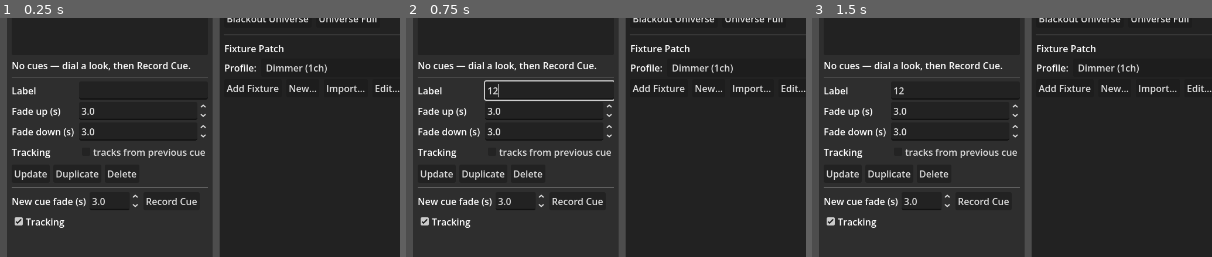
Above: before the commit, frames 1-3 (left to right).
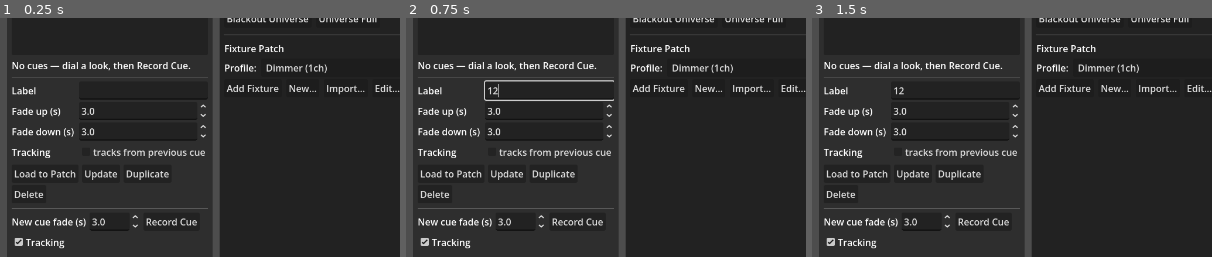
Above: after the commit, the same moments.

Repository: KonajuGames/slight-dmx-controller
Game: Godot game, scene res://main.tscn
The game is run twice, just before and just after one commit, with the same random seed, the same clock (stepped at 60 frames per second) and the same inputs.
Inputs (mouse positions are % of the whole screen's width and height, from its top left):
- Up to frame 1 (0.25 s): no input
- Up to frame 2 (0.75 s): click (18, 51) at 0.52 s; type "12" at 0.6 s
- Up to frame 3 (1.5 s): click "Load Preset" at 1.25 s
The pictures show only the part of the screen within x 0-50%, y 36-86%; the shares and areas given below are measured in that part.

The runs differ from the first frame. In frame 1, 2.8% of the frame differs, in the area x 3-52%, y 63-97%; in frame 2, 2.8%; in frame 3, 2.8%.

Commit message:
Add "Load to Patch" — edit a cue with the fixture controls
The cue editor gains a Load to Patch button: it sets every fixture
control to the selected cue's standing look (folded, so tracking cues
work), so the look can be tweaked and re-recorded with Update.

- universe_panel.gd: each control builder now also registers an apply
  closure func(buf) beside its reset closure; load_look(buf) writes the
  512-byte look into the buffer then syncs every widget (colour picker,
  slider, 16-bit slider, gobo dropdown), opening the virtual dimmer
  first since a stored look bakes intensity into the raw colour values.
- cue_list_panel.gd: the button folds the selected cue and hands the
  per-universe buffers to a shell callback.
- dmx_controller.gd: _cue_to_patch stops any fade, pauses Auto Show, and
  calls load_look on each universe panel.

Co-Authored-By: Claude Sonnet 5 <noreply@anthropic.com>

Diff:
--- a/cue_list_panel.gd
+++ b/cue_list_panel.gd
@@ -22,6 +22,10 @@
 var _next := 0       # cue GO will fire
 var tracking_enabled := true   # what Record Cue makes: tracking vs block
 
+## Set by the shell: func(buffers: Array of PackedByteArray) — loads a
+## cue's per-universe look into the fixture controls for editing.
+var to_patch_cb := Callable()
+
 # UI
 var cue_list: ItemList
 var next_label: Label
@@ -104,6 +108,11 @@
 	add_child(edit_grid)
 
 	var edit_btns := _flow()
+	var to_patch_btn := Button.new()
+	to_patch_btn.text = "Load to Patch"
+	to_patch_btn.tooltip_text = "Set the fixture controls to this cue's look so you can tweak it, then Update."
+	to_patch_btn.pressed.connect(load_selected_to_patch)
+	edit_btns.add_child(to_patch_btn)
 	var update_btn := Button.new()
 	update_btn.text = "Update"
 	update_btn.pressed.connect(update_cue)
@@ -313,6 +322,16 @@
 	cues_changed.emit()
 
 
+## Push the selected cue's standing look into the fixture controls so it
+## can be tweaked and re-recorded with Update.
+func load_selected_to_patch() -> void:
+	var at := _selected_index()
+	if at == -1 or not to_patch_cb.is_valid():
+		return
+	to_patch_cb.call(_targets_from_state(_fold(at)))
+	status_label.text = "Cue %d loaded into the patch — tweak the fixtures, then Update." % (at + 1)
+
+
 func update_cue() -> void:
 	var at := _selected_index()
 	if at == -1:
--- a/dmx_controller.gd
+++ b/dmx_controller.gd
@@ -79,6 +79,7 @@
 	split.add_child(playback_tabs)
 
 	cue_panel = CueListPanel.new()
+	cue_panel.to_patch_cb = _cue_to_patch
 	playback_tabs.add_child(_scrollable(cue_panel))
 	chase_panel = ChaseListPanel.new()
 	playback_tabs.add_child(_scrollable(chase_panel))
@@ -547,6 +548,16 @@
 	AutoShow.set_show(res["timeline"], first)
 	status_label.text = "Auto Show built: %d section cues, %d chases, %d effects." % [
 		res["cues"].size(), res["chases"].size(), res["effects"].size()]
+
+
+## "Load to Patch" — write a cue's per-universe look into the fixture
+## controls so it can be edited and re-recorded.
+func _cue_to_patch(buffers: Array) -> void:
+	ArtNet.stop_fade()
+	AutoShow.pause()
+	for i in range(min(buffers.size(), _panels.size())):
+		_panels[i].load_look(buffers[i])
+	status_label.text = "Cue loaded into the patch — tweak the fixtures, then Update the cue."
 
 
 ## A MIDI / OSC binding matched — run its console action.
--- a/universe_panel.gd
+++ b/universe_panel.gd
@@ -504,6 +504,10 @@
 	# the Home button and also fired once on build so a freshly patched
 	# fixture starts at its defaults (in the UI and on the wire).
 	var reset_callables: Array = []
+	# Callables func(buf: PackedByteArray) that pull each control's widget
+	# to the value(s) in `buf` — used by "Load to Patch" so a cue can be
+	# edited with the fixture controls.
+	var apply_callables: Array = []
 
 	var header := _flow()
 	var title := Label.new()
@@ -587,6 +591,13 @@
 			d_val.text = "255"
 			for li in full_levels:
 				push_intensity.call(li)
+		)
+		# A loaded look bakes intensity into the raw colour values, so open
+		# the virtual dimmer fully before the colour / intensity appliers run.
+		apply_callables.append(func(_buf: PackedByteArray):
+			d_slider.set_value_no_signal(255)
+			vdim["frac"] = 1.0
+			d_val.text = "255"
 		)
 
 	# One colour picker per head (RGB triplet). Multi-head fixtures — LED
@@ -625,6 +636,18 @@
 			push_intensity.call(g_idx)
 			push_intensity.call(b_idx)
 		)
+		apply_callables.append(func(buf: PackedByteArray):
+			var rv := _bufv(buf, start + r_idx)
+			var gv := _bufv(buf, start + g_idx)
+			var bv := _bufv(buf, start + b_idx)
+			picker.color = Color(rv / 255.0, gv / 255.0, bv / 255.0)
+			full_levels[r_idx] = rv
+			full_levels[g_idx] = gv
+			full_levels[b_idx] = bv
+			push_intensity.call(r_idx)
+			push_intensity.call(g_idx)
+			push_intensity.call(b_idx)
+		)
 
 	var ci := 0
 	while ci < chans.size():
@@ -637,14 +660,14 @@
 			and not bool(ch.get("fine", false))
 
 		if next_is_fine:
-			controls_row.add_child(
-				_build_16bit_control(start, ci, ci + 1, ch, chans[ci + 1], reset_callables))
+			controls_row.add_child(_build_16bit_control(
+				start, ci, ci + 1, ch, chans[ci + 1], reset_callables, apply_callables))
 			handled[ci + 1] = true
 			ci += 2
 			continue
 
 		if not (ch["ranges"] as Array).is_empty():
-			controls_row.add_child(_build_range_control(start, ci, ch, reset_callables))
+			controls_row.add_child(_build_range_control(start, ci, ch, reset_callables, apply_callables))
 			ci += 1
 			continue
 
@@ -655,24 +678,32 @@
 			var wcb := func(v: int):
 				full_levels[li] = v
 				push_intensity.call(li)
-			controls_row.add_child(_build_slider_control(start, ci, ch, reset_callables, wcb))
+			controls_row.add_child(_build_slider_control(start, ci, ch, reset_callables, apply_callables, wcb))
 			ci += 1
 			continue
 
-		controls_row.add_child(_build_slider_control(start, ci, ch, reset_callables))
+		controls_row.add_child(_build_slider_control(start, ci, ch, reset_callables, apply_callables))
 		ci += 1
 
 	# Snap everything to defaults now that all controls exist.
 	for c in reset_callables:
 		c.call()
 
+	fixture["_apply"] = func(buf: PackedByteArray):
+		for a in apply_callables:
+			a.call(buf)
+
 	return panel
+
+
+func _bufv(buf: PackedByteArray, i: int) -> int:
+	return int(buf[i]) if i >= 0 and i < buf.size() else 0
 
 
 ## Plain 8-bit channel: a vertical slider clamped to [min, max]. When
 ## write_cb is given it receives the value instead of a direct DMX write
 ## (used to route intensity channels through the virtual dimmer).
-func _build_slider_control(start: int, local_i: int, ch: Dictionary, reset_callables: Array, write_cb := Callable()) -> Control:
+func _build_slider_control(start: int, local_i: int, ch: Dictionary, reset_callables: Array, apply_callables: Array, write_cb := Callable()) -> Control:
 	var box := VBoxContainer.new()
 	box.alignment = BoxContainer.ALIGNMENT_CENTER
 	box.add_child(_centered_label(ch["name"]))
@@ -705,12 +736,18 @@
 		do_write.call(d)
 		val_lbl.text = str(d)
 	)
+	apply_callables.append(func(buf: PackedByteArray):
+		var v := clampi(_bufv(buf, start + local_i), int(ch["min"]), int(ch["max"]))
+		slider.set_value_no_signal(v)
+		do_write.call(v)
+		val_lbl.text = str(v)
+	)
 	return box
 
 
 ## 16-bit pair (coarse channel + its "fine" LSB partner): one slider over
 ## the full 0..65535 range, split into two DMX channels on the way out.
-func _build_16bit_control(start: int, coarse_i: int, fine_i: int, coarse_ch: Dictionary, fine_ch: Dictionary, reset_callables: Array) -> Control:
+func _build_16bit_control(start: int, coarse_i: int, fine_i: int, coarse_ch: Dictionary, fine_ch: Dictionary, reset_callables: Array, apply_callables: Array) -> Control:
 	var box := VBoxContainer.new()
 	box.alignment = BoxContainer.ALIGNMENT_CENTER
 	box.add_child(_centered_label("%s (16-bit)" % coarse_ch["name"]))
@@ -740,6 +777,11 @@
 		slider.value = default16
 		apply.call(default16)
 	)
+	apply_callables.append(func(buf: PackedByteArray):
+		var v16 := (_bufv(buf, start + coarse_i) << 8) | _bufv(buf, start + fine_i)
+		slider.set_value_no_signal(v16)
+		apply.call(v16)
+	)
 	return box
 
 
@@ -747,7 +789,7 @@
 ## jumps to the middle of a slot, plus a slider for fine positioning. The
 ## two stay in sync — moving the slider re-selects whichever slot it lands
 ## in.
-func _build_range_control(start: int, local_i: int, ch: Dictionary, reset_callables: Array) -> Control:
+func _build_range_control(start: int, local_i: int, ch: Dictionary, reset_callables: Array, apply_callables: Array) -> Control:
 	var ranges: Array = ch["ranges"]
 	var ch_min := int(ch["min"])
 	var ch_max := int(ch["max"])
@@ -809,6 +851,15 @@
 		val_lbl.text = str(d)
 		var ri: int = slot_for.call(d)
 		opt.select(ri)
+	)
+	apply_callables.append(func(buf: PackedByteArray):
+		var v := clampi(_bufv(buf, start + local_i), ch_min, ch_max)
+		slider.set_value_no_signal(v)
+		sender.set_channel(start + local_i, v)
+		val_lbl.text = str(v)
+		var ri: int = slot_for.call(v)
+		if ri != -1:
+			opt.select(ri)
 	)
 	return box
 
@@ -922,3 +973,20 @@
 	var channels: Dictionary = d.get("channels", {})
 	for key in channels.keys():
 		sender.set_channel(int(key), int(channels[key]))
+
+
+## Load a full 512-byte look (a cue's stored levels for this universe)
+## into the live buffer *and* the fixture controls, so the look can be
+## edited with the sliders / pickers and re-recorded.
+func load_look(buf: PackedByteArray) -> void:
+	var n := ArtNetUniverse.DMX_UNIVERSE_SIZE
+	if buf.size() >= n:
+		sender.dmx_data = buf.slice(0, n)
+	else:
+		sender.set_all(0)
+		for i in range(buf.size()):
+			sender.set_channel(i, buf[i])
+	for fixture in patched_fixtures:
+		var a = fixture.get("_apply", null)
+		if a is Callable and (a as Callable).is_valid():
+			a.call(buf)
Not shown, changed: README.md
